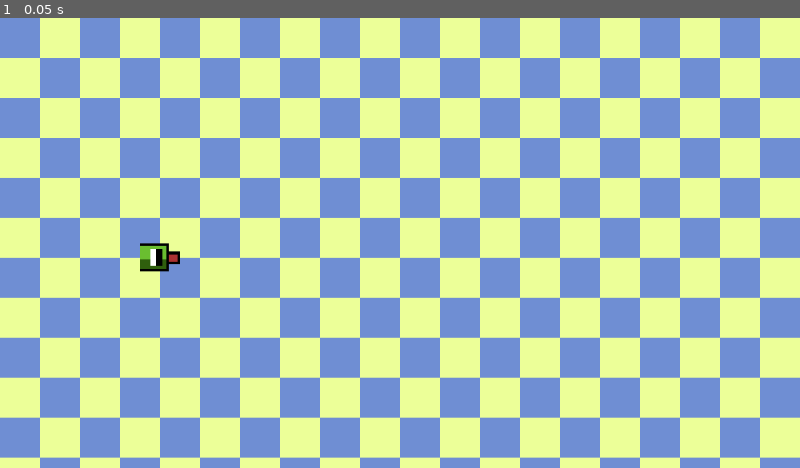
Above: before the commit, frame 1.
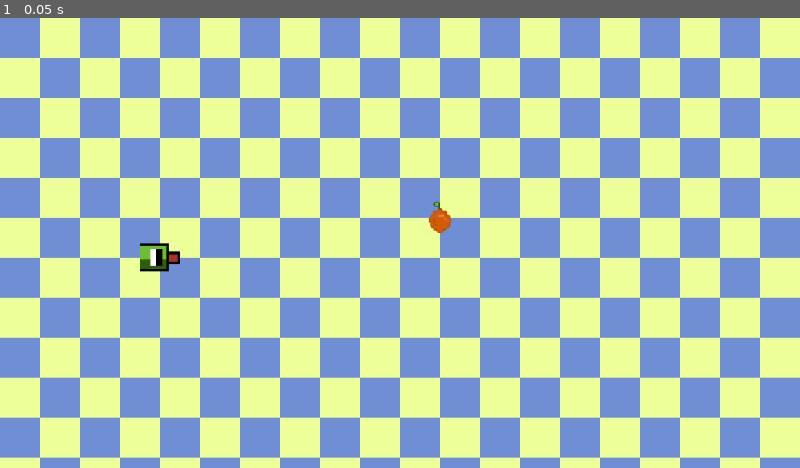
Above: after the commit, the same moment.

Repository: Mixcoatl69/Serpiente-glotona
Game: Godot game, scene res://juego/juego.tscn
The game is run twice, just before and just after one commit, with the same random seed, the same clock (stepped at 60 frames per second) and the same inputs.
Inputs:
- Up to frame 1 (0.05 s): no input

The runs differ from the first frame. In frame 1, 0.1% of the frame differs, in the area x 53-57%, y 40-48%.
Error before the commit: Parse Error: Could not parse global class "Cabeza" from "res://juego/cabeza.gd". (res://juego/juego.gd:3)

Commit message:
Respaldo antes de la versión estable
no se porque pero esto se rompio

Diff:
--- a/serpiente-glotona/juego/cabeza.gd
+++ b/serpiente-glotona/juego/cabeza.gd
@@ -1,4 +1,4 @@
-class_name Cabeza extends parte_de_serpiente
+class_name cabeza extends Parte_de_serpiente
 
 signal comida_comida
 
--- a/serpiente-glotona/juego/juego.gd
+++ b/serpiente-glotona/juego/juego.gd
@@ -1,6 +1,6 @@
 class_name Juego extends Node
 
-@onready var cabeza: Cabeza = $Cabeza as Cabeza
+@onready var Cabeza: cabeza = $Cabeza as cabeza
 @onready var Limites: limites = %Limites as limites
 @onready var spawner: Spawner = $Spawner as Spawner
 
@@ -12,7 +12,7 @@
 var parte_de_serpiente:Array[Parte_de_serpiente] = []
 
 func _ready() -> void:
-	cabeza.comida_comida.connect(_on_comida_comida)
+	Cabeza.comida_comida.connect(_on_comida_comida)
 	spawner.spawn_comida()
 
 	pass
@@ -39,7 +39,7 @@
 
 	var new_pos:Vector2 = cabeza.position + move_dir * Global.GRID_SIZE
 	new_pos = Limites.wrap_vector(new_pos)
-	cabeza.move_to(new_pos)
+	Cabeza.move_to(new_pos)
 	pass
 
 func _on_comida_comida():
--- a/serpiente-glotona/juego/juego.tscn
+++ b/serpiente-glotona/juego/juego.tscn
@@ -29,10 +29,6 @@
 tile_map_data = PackedByteArray("AAAAAAAAAAAAAAAAAAACAAAAAAAAAAAAAAAEAAAAAAAAAAAAAAAGAAAAAAAAAAAAAAAIAAAAAAAAAAAAAAAKAA …(3760 unchanged characters)…
 tile_set = SubResource("TileSet_x3eyv")
 
-[node name="Cabeza" parent="." groups=["comida"] instance=ExtResource("2_wvbjv")]
-unique_name_in_owner = true
-position = Vector2(128, 192)
-
 [node name="Limites" type="Node2D" parent="."]
 unique_name_in_owner = true
 script = ExtResource("3_kgj2k")
@@ -45,3 +41,7 @@
 [node name="Spawner" type="Node2D" parent="." node_paths=PackedStringArray("Limites")]
 script = ExtResource("6_cwd5m")
 Limites = NodePath("../Limites")
+
+[node name="Cabeza" parent="." groups=["comida"] instance=ExtResource("2_wvbjv")]
+unique_name_in_owner = true
+position = Vector2(128, 192)
--- a/serpiente-glotona/parte_de_serpiente.gd
+++ b/serpiente-glotona/parte_de_serpiente.gd
@@ -1 +1 @@
-class_name Cola extends Parte_de_serpiente
+class_name Parte_de_serpiente extends Area2D
